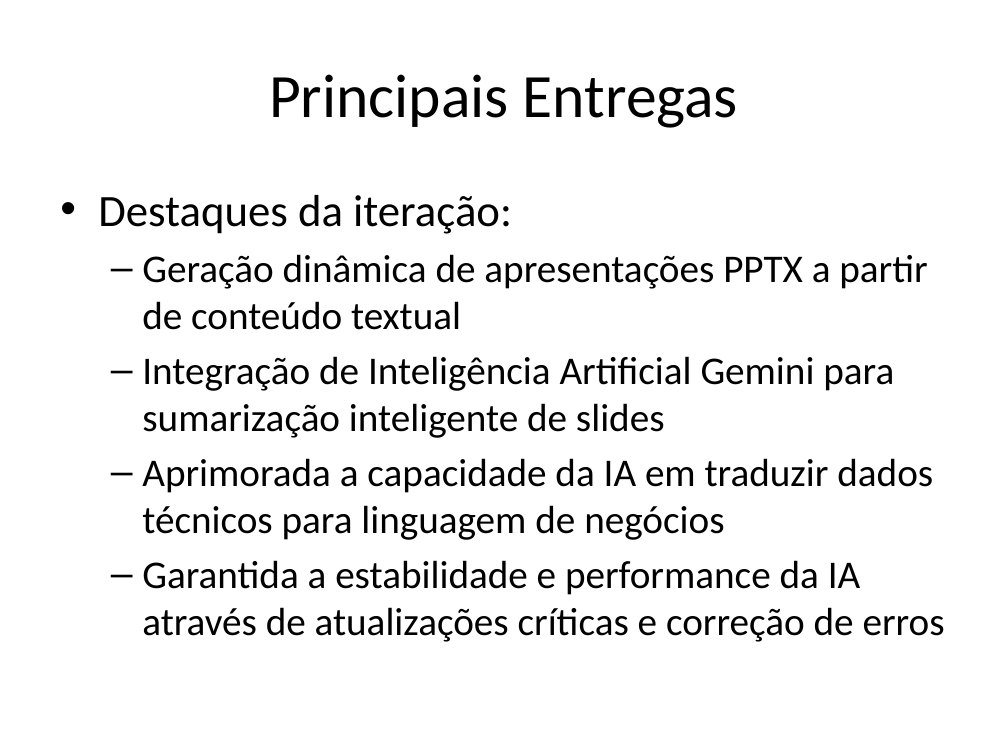
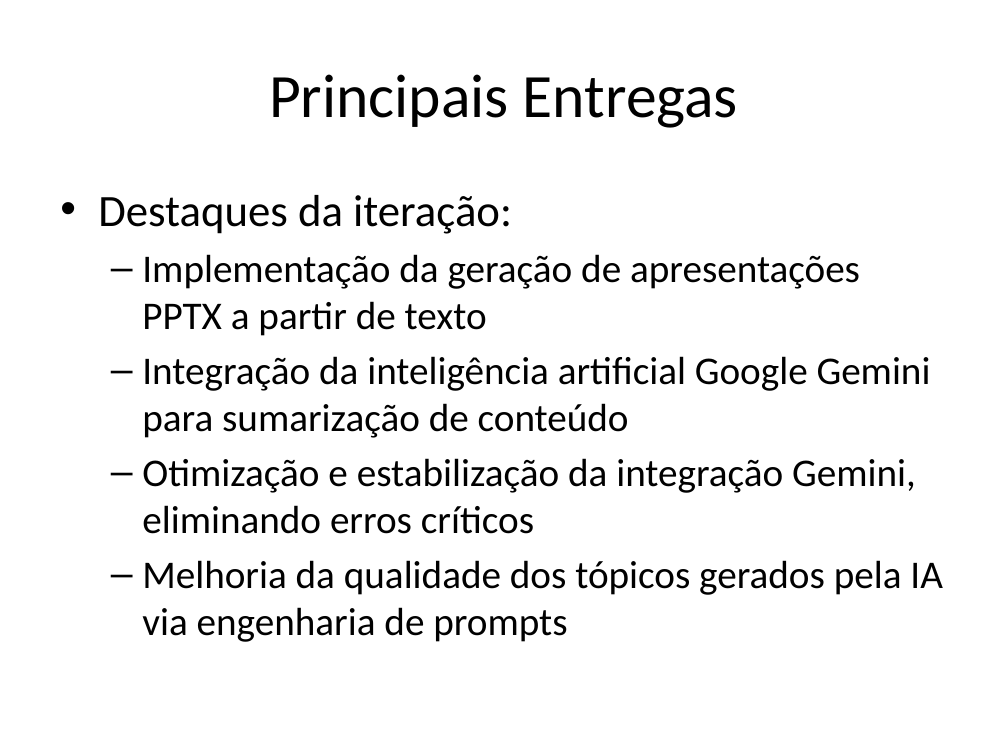
Before and after one commit to pehe1/M-dulo-4---Apresenta-es, a slide deck: slide 2 of Sprint_Review_Inteligente.pptx. Drawn at 1008x756 pixels with LibreOffice and Linux fonts; fonts in the diff are those of the drawing. Boxes give left, top, right and bottom in pixels: in the first picture for what was removed or moved away, otherwise in the second. Text is boxed around its words. In the diff, an @@ line names an element or a change of style, - is before the commit and + after.

```diff
--- a/Sprint_Review_Inteligente.pptx
+++ b/Sprint_Review_Inteligente.pptx
@@ text at <box>142,254,943,642</box>: text changed @@
-  – Geração dinâmica de apresentações PPTX a partir de conteúdo textual
-  – Integração de Inteligência Artificial Gemini para sumarização inteligente de slides
-  – Aprimorada a capacidade da IA em traduzir dados técnicos para linguagem de negócios
-  – Garantida a estabilidade e performance da IA através de atualizações críticas e correção de erros
+  – Implementação da geração de apresentações PPTX a partir de texto
+  – Integração da inteligência artificial Google Gemini para sumarização de conteúdo
+  – Otimização e estabilização da integração Gemini, eliminando erros críticos
+  – Melhoria da qualidade dos tópicos gerados pela IA via engenharia de prompts
```
